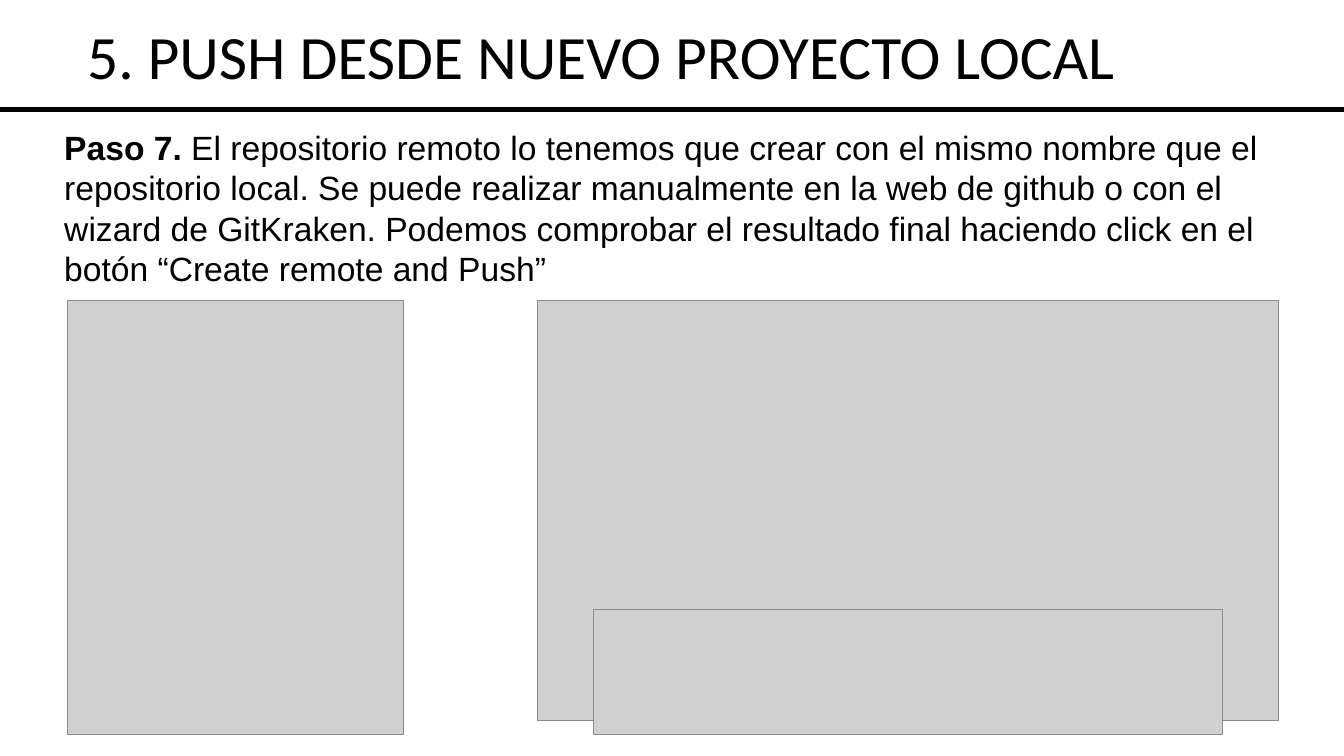
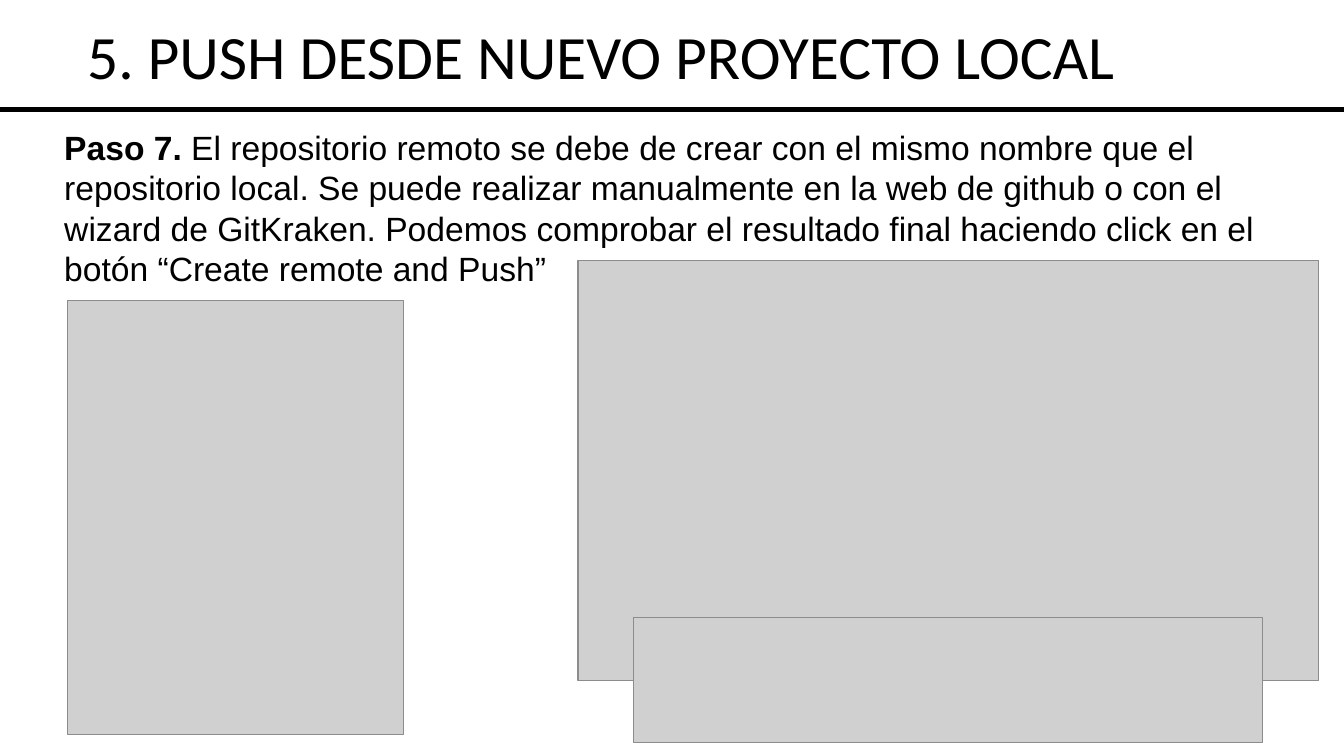
Before and after one commit to eduardlara/Barcelona_Activa, a slide deck: slide 30 of S4.02. GITHUB.pptx. Drawn at 1344x756 pixels with LibreOffice and Linux fonts; fonts in the diff are those of the drawing; grey boxes stand for pictures. Boxes give left, top, right and bottom in pixels: in the first picture for what was removed or moved away, otherwise in the second. Text is boxed around its words. In the diff, an @@ line names an element or a change of style, - is before the commit and + after.

```diff
--- a/S4.02. GITHUB.pptx
+++ b/S4.02. GITHUB.pptx
@@ text at [64, 135, 1253, 282]: text changed @@
-Paso 7. El repositorio remoto lo tenemos que crear con el mismo nombre que el repositorio local. Se puede realizar manualmente en la web de github o con el wizard de GitKraken. Podemos comprobar el resultado final haciendo click en el botón “Create remote and Push”
+Paso 7. El repositorio remoto se debe de crear con el mismo nombre que el repositorio local. Se puede realizar manualmente en la web de github o con el wizard de GitKraken. Podemos comprobar el resultado final haciendo click en el botón “Create remote and Push”
@@ picture: place and size @@
-picture at [537, 300, 1278, 720]
+picture at [578, 260, 1319, 680]
@@ picture: place and size @@
-picture at [594, 610, 1223, 735]
+picture at [634, 618, 1263, 743]
```
Also in this commit, not shown: 1 other slide changed, 1 other file.
